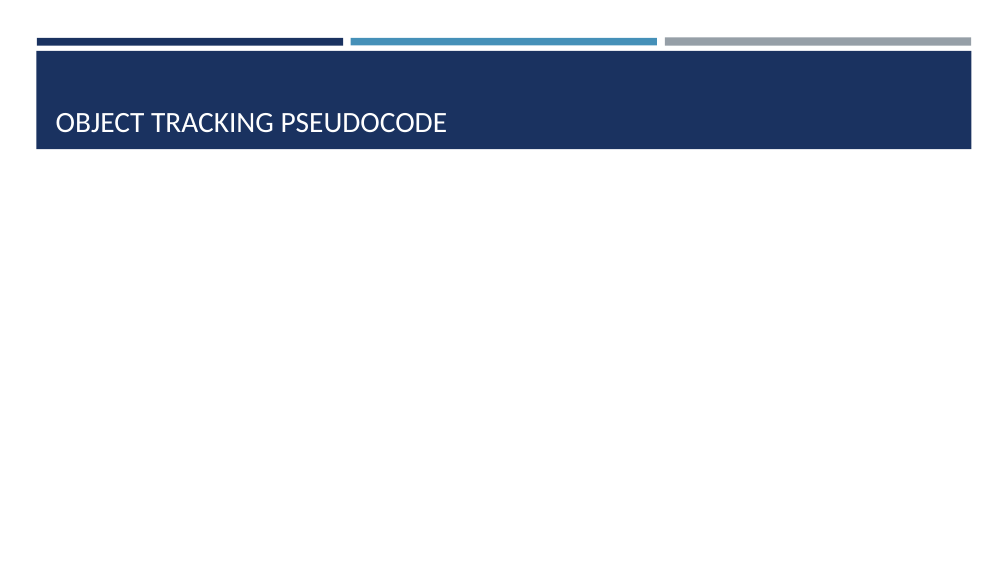
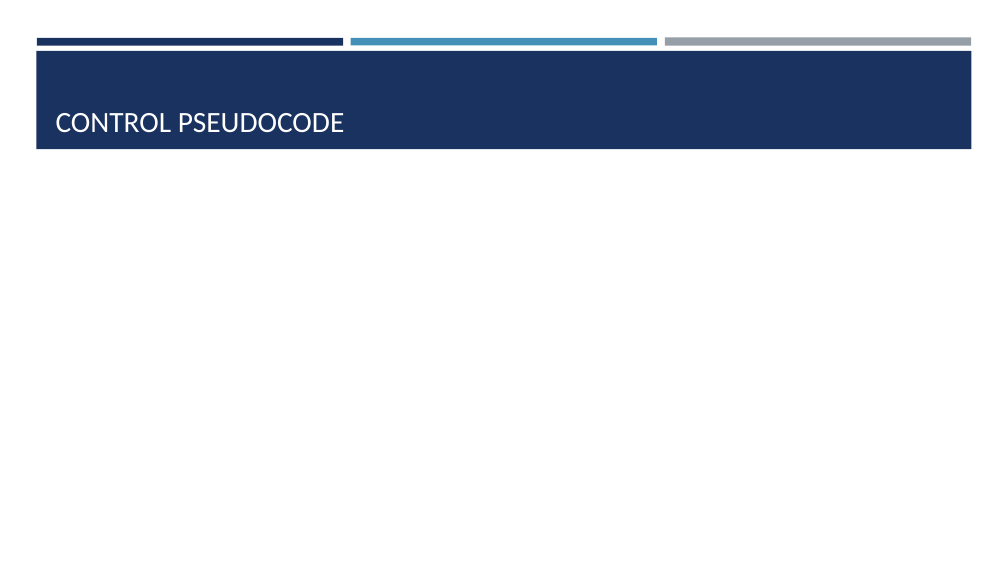
Before and after one commit to WillVallis/MTRX2700-Major-Project-, a slide deck: slide 15 of Design and Pseudocode Materials/Major Project Presentation.pptx (slide 14 before the commit). Drawn at 1008x567 pixels with LibreOffice and Linux fonts; fonts in the diff are those of the drawing. Boxes give left, top, right and bottom in pixels: in the first picture for what was removed or moved away, otherwise in the second. Text is boxed around its words. In the diff, an @@ line names an element or a change of style, - is before the commit and + after.

Commit message:
Further progress on presentation
Just waiting on remaining pseudocode and demo video.

```diff
--- a/Design and Pseudocode Materials/Major Project Presentation.pptx
+++ b/Design and Pseudocode Materials/Major Project Presentation.pptx
@@ title at box(56, 113, 345, 133): text changed @@
-OBJECT TRACKING PSEUDOCODE
+CONTROL PSEUDOCODE
```
Also in this commit, not shown: 7 other slides changed, 2 slides added, 20 other files.
